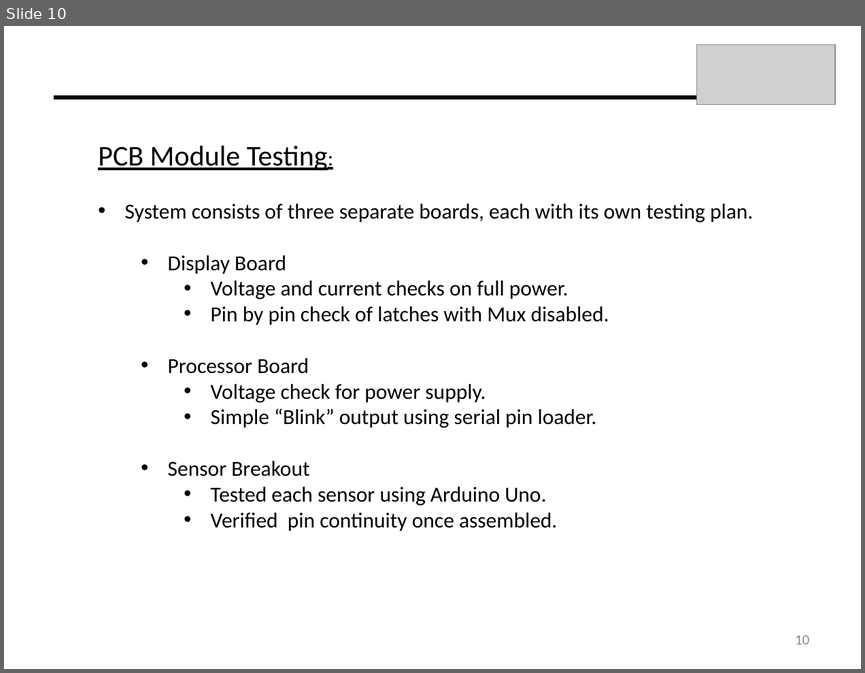
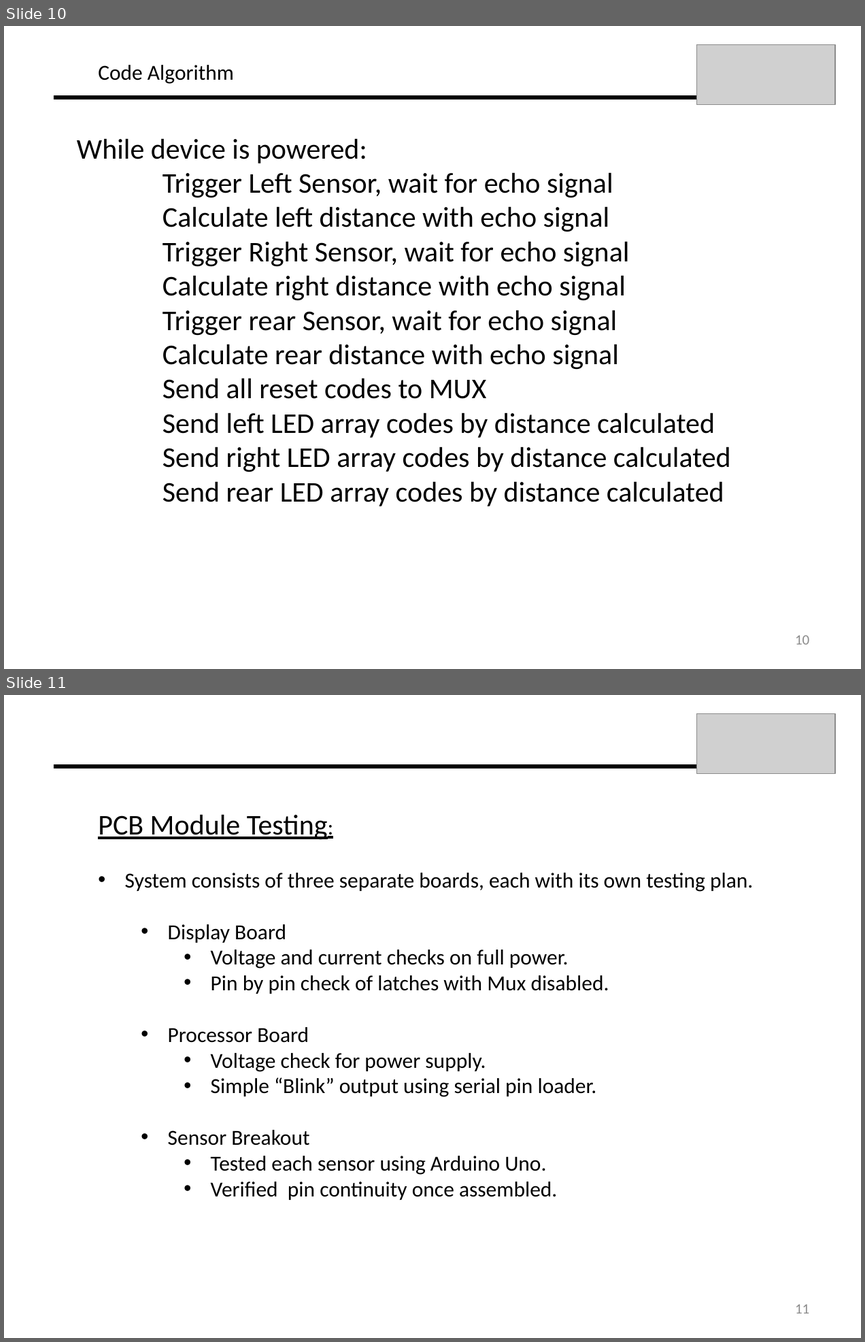
Before and after one commit to dfrister/Practicum2014, a slide deck: Presentation/T04_Presentation.pptx. Shown one above the other, each under a label of ours: slide 10 before the commit, slides 10 and 11 after it. The pictures are 865x673 and 865x1342 pixels, drawn with LibreOffice and Linux fonts; fonts in the diff are those of the drawing; grey boxes stand for pictures. Boxes give left, top, right and bottom in pixels: in the first picture for what was removed or moved away, otherwise in the second. Text is boxed around its words. In the diff, an @@ line names an element or a change of style, - is before the commit and + after.

```diff
--- a/Presentation/T04_Presentation.pptx
+++ b/Presentation/T04_Presentation.pptx
@@ slide 10 added at (4,26,861,669), background #FFFFFF @@
@@ picture added at (696,45,835,105) @@
@@ text added at (98,65,234,84), 18 pt, text #000000 @@
+Code Algorithm
@@ line added from (696, 97) to (54, 97), #000000 3 pt @@
@@ text added at (77,138,731,506), 24 pt, text #000000 @@
+While device is powered:
+Trigger Left Sensor, wait for echo signal
+Calculate left distance with echo signal
+Trigger Right Sensor, wait for echo signal
+Calculate right distance with echo signal
+Trigger rear Sensor, wait for echo signal
+Calculate rear distance with echo signal
+Send all reset codes to MUX
+Send left LED array codes by distance calculated
+Send right LED array codes by distance calculated
+Send rear LED array codes by distance calculated
@@ page number added at (795,635,809,644), 12 pt, text #8C8C8C @@
+10
@@ what was slide 10 is now slide 11 @@
@@ page number at (795,1304,809,1313): text changed @@
-10
+11
```
Also in this commit, not shown: 2 slides changed, 5 other slides added, 5 slides removed, 5 other files.
